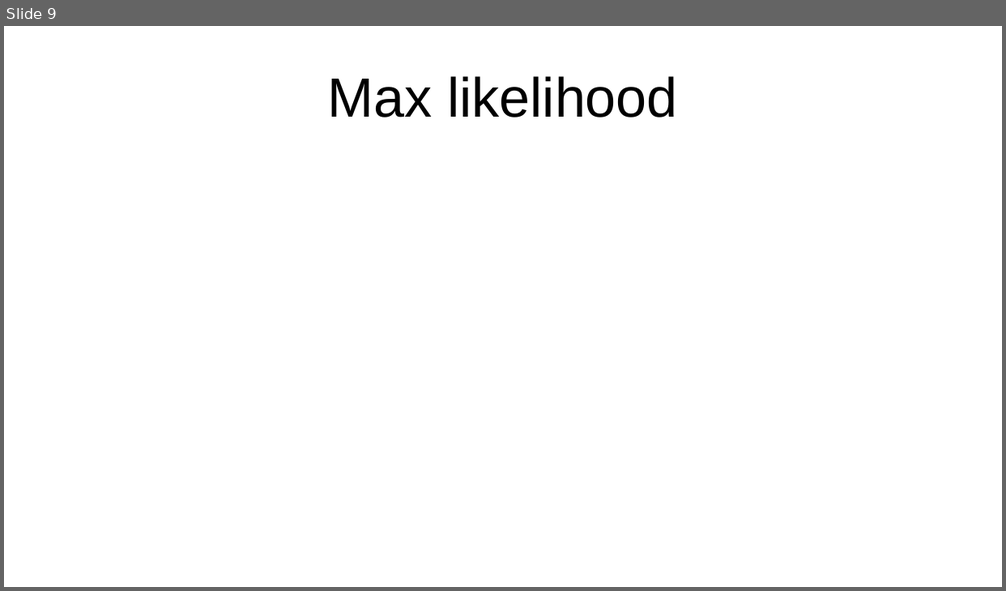
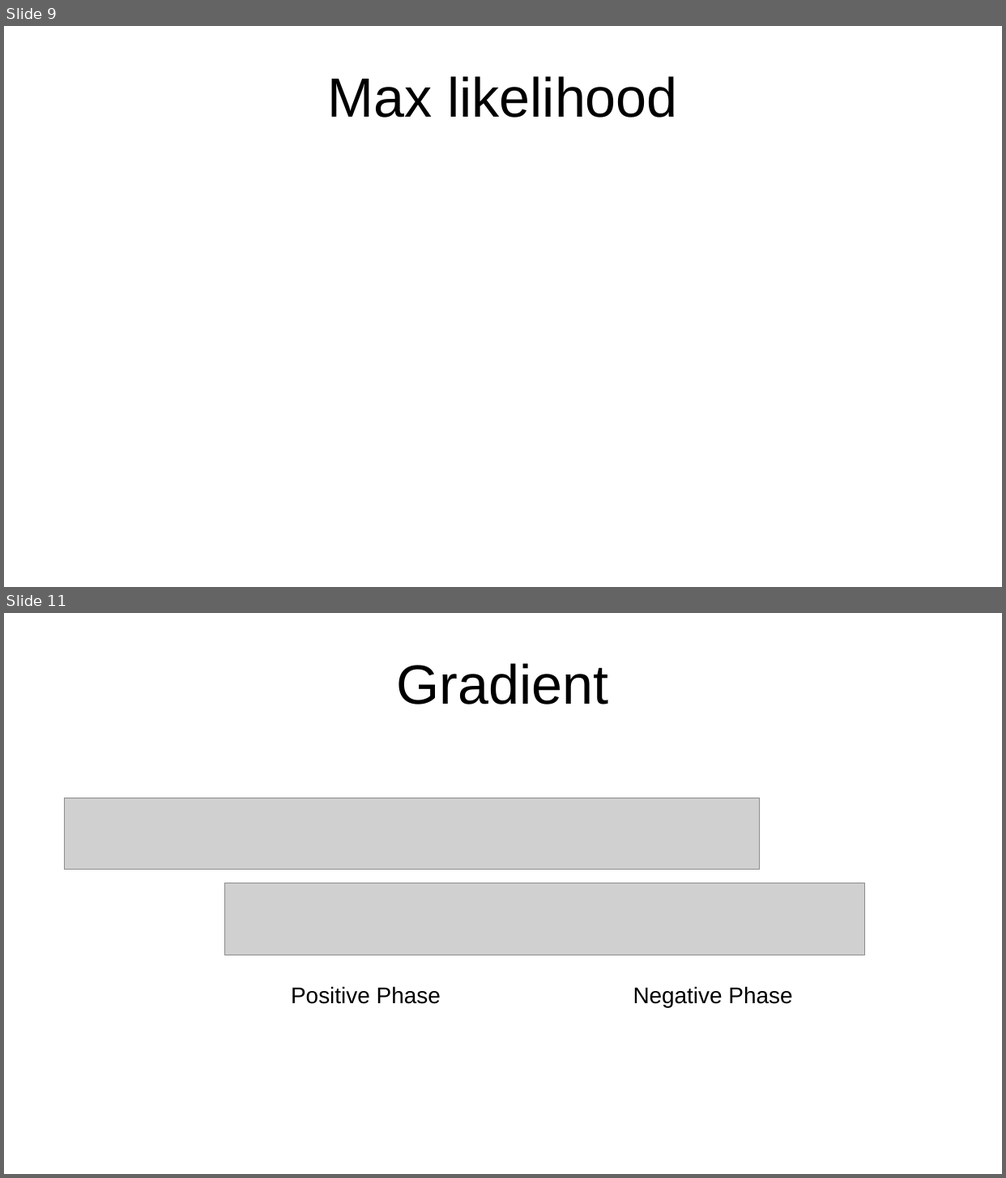
Before and after one commit to Xmann02/Boltzmann, a slide deck: Presentation.odp. Shown one above the other, each under a label of ours: slide 9 before the commit, slides 9 and 11 after it; the slides between them are not shown. The pictures are 1006x591 and 1006x1178 pixels, drawn with LibreOffice and Linux fonts; fonts in the diff are those of the drawing; grey boxes stand for pictures. Boxes give left, top, right and bottom in pixels: in the first picture for what was removed or moved away, otherwise in the second. Text is boxed around its words. In the diff, an @@ line names an element or a change of style, - is before the commit and + after.

```diff
--- a/Presentation.odp
+++ b/Presentation.odp
@@ slide 11 added at [4,613,1002,1174], background #FFFFFF @@
@@ title added at [397,663,609,705], 44 pt, text #000000 @@
+Gradient
@@ picture added at [65,798,761,871] @@
@@ picture added at [225,884,865,956] @@
@@ text added at [291,986,441,1004], 18 pt, text #000000 @@
+Positive Phase
@@ text added at [633,986,792,1007], 18 pt, text #000000 @@
+Negative Phase
```
Also in this commit, not shown: 7 slides changed, 7 other slides added, 6 slides removed.
